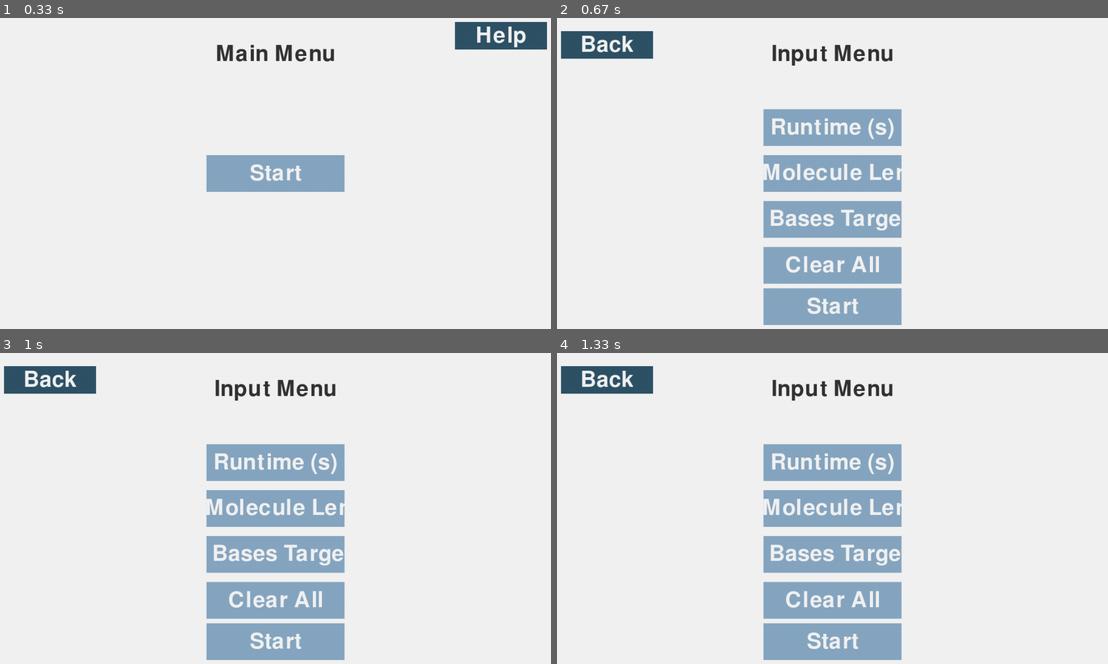
Above: before the commit, frames 1-4 (two rows, left to right).
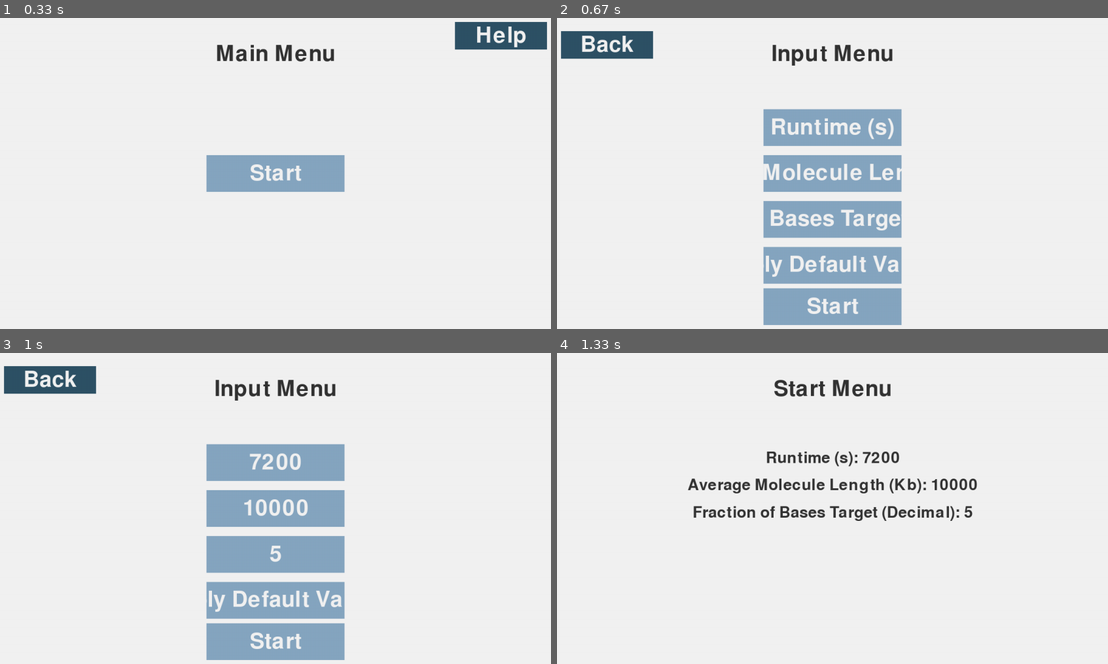
Above: after the commit, the same moments.

Repository: Leina85/A-Level-NEA
Game: pygame game, started from NEA/pipeline/Doc-NEA/P2.py
Same seed, same stepped clock (60 frames per second), same inputs: the game is played once before the commit and once after it.
Inputs (mouse positions are in pixels of both pictures, inside the frame that each line leads up to):
- Up to frame 1 (0.33 s): no input
- Up to frame 2 (0.67 s): click (832, 173) at 0.38 s
- Up to frame 3 (1 s): click (330, 583) at 0.72 s
- Up to frame 4 (1.33 s): click "Start" at 1.05 s

Frame 1 is identical in both runs. In frame 2, 0.7% of the frame differs, in the area x 37-62%, y 76-84%; in frame 3, 2.7%; in frame 4, 17%, in the area x 0-77%, y 4-99%.

Commit message:
changed clear all values to apply default values

Diff:
--- a/NEA/pipeline/Doc-NEA/P2.py
+++ b/NEA/pipeline/Doc-NEA/P2.py
@@ -5,7 +5,6 @@
 import pygame
 import sys
 from P1 import simulation
-
 
 SCREEN_WIDTH = 1280
 SCREEN_HEIGHT = 720
@@ -52,13 +51,14 @@
             1: {'pos': (640, 260), 'text': '', 'size': MAIN_BTN_SIZE, 'input': True, 'label': 'Runtime (s)'},
             2: {'pos': (640, 360), 'text': '', 'size': MAIN_BTN_SIZE, 'input': True, 'label': 'Average Molecule Length (Kb)'},
             3: {'pos': (640, 460), 'text': '', 'size': MAIN_BTN_SIZE, 'input': True, 'label': 'Fraction of Bases Target (Decimal)', 'max_length': 2},
-            'clear': {'pos': (640, 560), 'text': 'Clear All', 'size': MAIN_BTN_SIZE},
+            'default_values': {'pos': (640, 560), 'text': 'Apply Default Values', 'size': MAIN_BTN_SIZE},
             'start': {'pos': (640, 650), 'text': 'Start', 'target': 'start_menu', 'size': MAIN_BTN_SIZE}
         }
     },
     'start_menu': {
         'title': 'Start Menu',
-        'display_text': ''
+        'display_text': '',
+        'simulation_results': None
     }
 }
 
@@ -134,11 +134,14 @@
                                 screen_info['dropdown_open'] = False
                             break
 
-                        # Handle clear button
-                        if btn_key == 'clear':
-                            for key, data in screen_info['buttons'].items():
-                                if data.get('input'):
-                                    data['text'] = ''
+                        # Handle default values button
+                        if btn_key == 'default_values':
+                            # runtime (2hrs)
+                            screen_info['buttons'][1]['text'] = '7200'
+                            # avg molecule length (10,000 bases)
+                            screen_info['buttons'][2]['text'] = '10000'
+                            # percentage of target bases (5%)
+                            screen_info['buttons'][3]['text'] = '5'
                             active_btn = None
                             break
 
